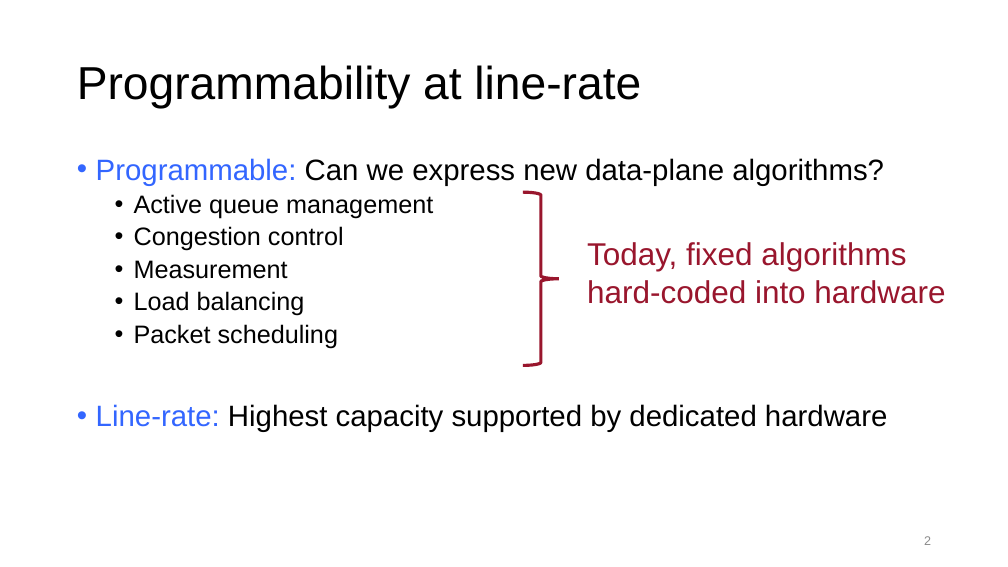
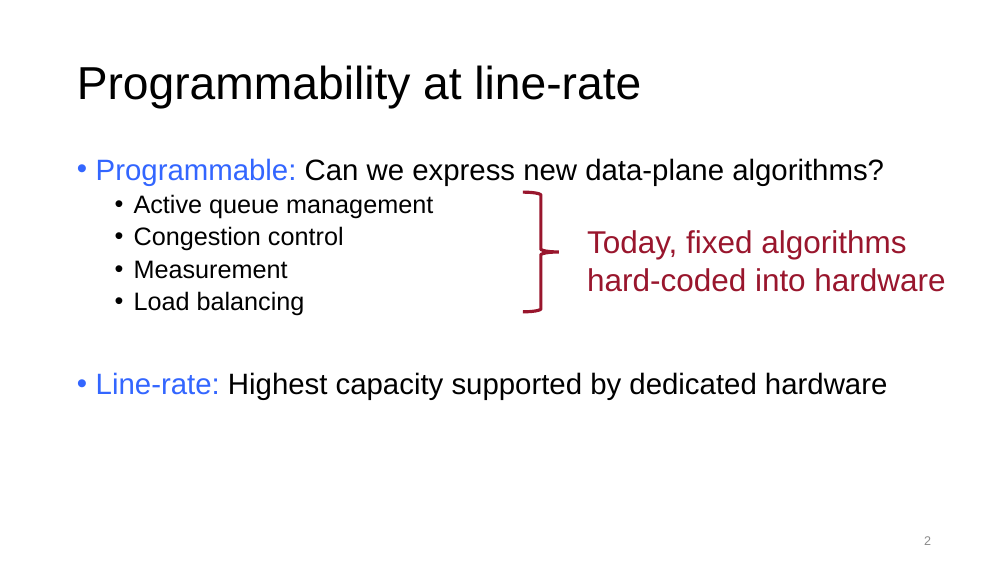
Before and after one commit to anirudhSK/pifo-domino-marple-ppts, a slide deck: slide 2 of domino_sigcomm.pptx. Drawn at 1008x567 pixels with LibreOffice and Linux fonts; fonts in the diff are those of the drawing. Boxes give left, top, right and bottom in pixels: in the first picture for what was removed or moved away, otherwise in the second. Text is boxed around its words. In the diff, an @@ line names an element or a change of style, - is before the commit and + after.

```diff
--- a/domino_sigcomm.pptx
+++ b/domino_sigcomm.pptx
@@ right brace: place and size @@
-right brace at (523, 192, 560, 365)
+right brace at (523, 192, 560, 312)
@@ text "Today, fixed algorithms hard-coded into ...": place and size @@
-text "Today, fixed algorithms hard-coded into ..." at (587, 242, 945, 304)
+text "Today, fixed algorithms hard-coded into ..." at (587, 230, 945, 292)
@@ text at (134, 324, 338, 348): paragraph removed @@
-  • Packet scheduling
```
Also in this commit, not shown: 7 other slides changed, 8 slides added, 1 slide removed.
